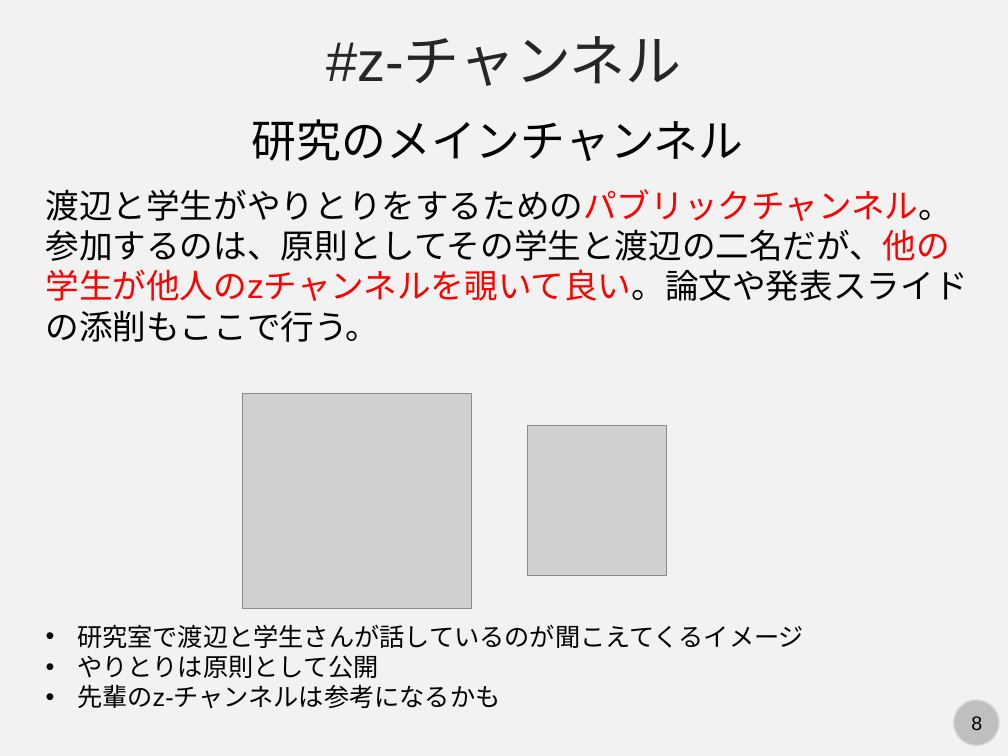
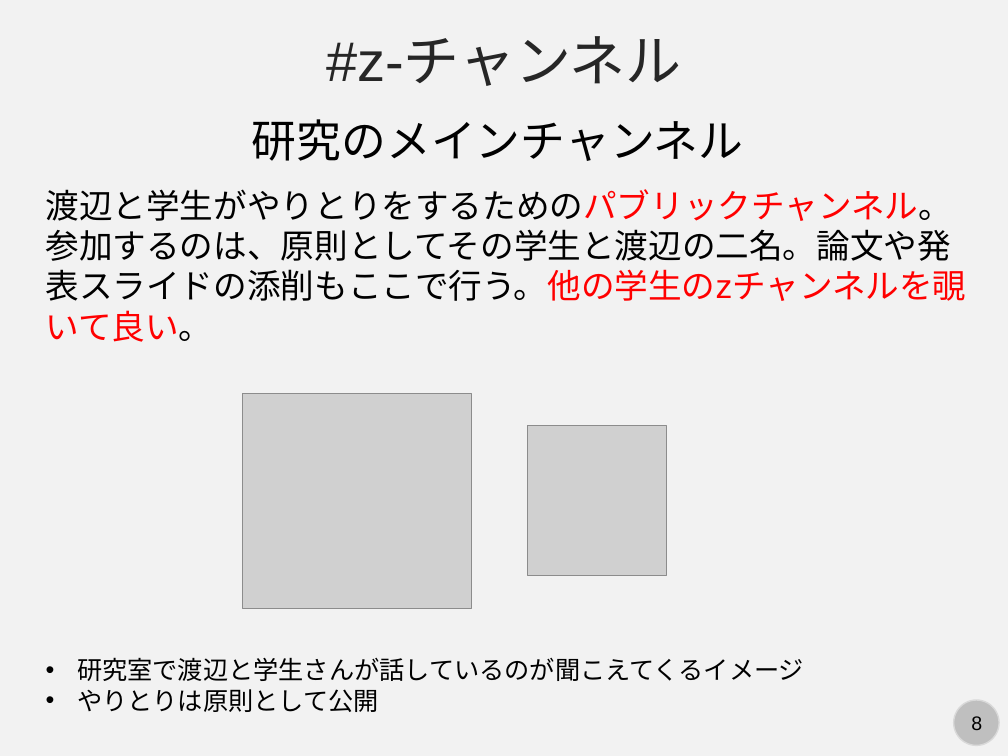
Before and after one commit to kaityo256/lab_startup, a slide deck: slide 8 of slack/slack.pptx. Drawn at 1008x756 pixels with LibreOffice and Linux fonts; fonts in the diff are those of the drawing; grey boxes stand for pictures. Boxes give left, top, right and bottom in pixels: in the first picture for what was removed or moved away, otherwise in the second. Text is boxed around its words. In the diff, an @@ line names an element or a change of style, - is before the commit and + after.

```diff
--- a/slack/slack.pptx
+++ b/slack/slack.pptx
@@ text at [46,229,967,342]: text changed @@
-参加するのは、原則としてその学生と渡辺の二名だが、他の学生が他人のzチャンネルを覗いて良い。論文や発表スライドの添削もここで行う。
+参加するのは、原則としてその学生と渡辺の二名。論文や発表スライドの添削もここで行う。他の学生のzチャンネルを覗いて良い。
@@ text "研究室で渡辺と学生さんが話しているのが聞こえてくるイメージ": place and size @@
-text "研究室で渡辺と学生さんが話しているのが聞こえてくるイメージ" at [77,624,804,708]
+text "研究室で渡辺と学生さんが話しているのが聞こえてくるイメージ" at [77,657,804,712]
@@ text at [77,684,500,708]: paragraph removed @@
-• 先輩のz-チャンネルは参考になるかも
```
Also in this commit, not shown: 4 other slides changed, 1 slide added, 1 other file.
